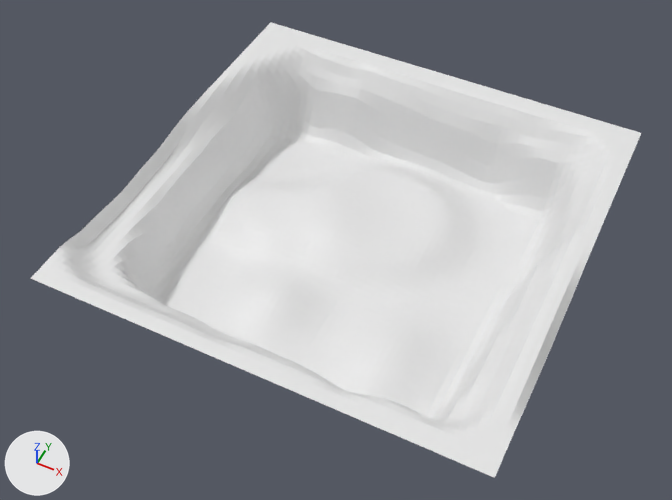
The glTF model public/outie_world.glb: old version first, new version second.
One viewpoint serves both versions: a 50 mm lens placed at (6.03, -13.16, 15.39), pointed at (-0.21, -0.66, -0.23). Every picture has the same lights, and +X, +Y and +Z are marked at lower left. Where no turn or scale is listed for an object, it has been applied to the vertices.
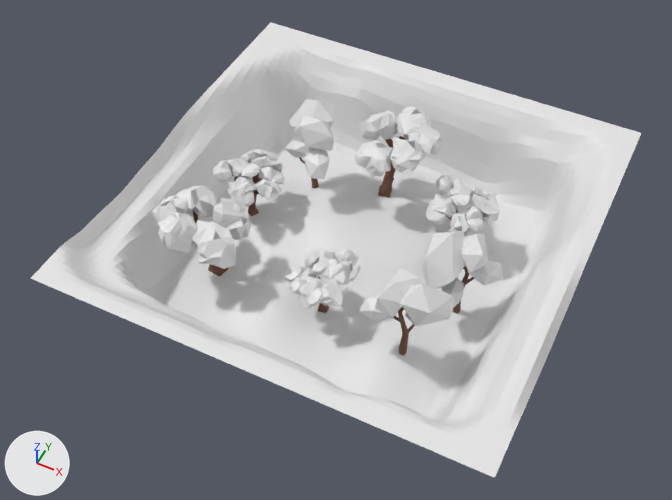
The newer file is also turned or shifted as a whole; pictures and numbers use the older file's frame.

The change, as a list of edits to the scene's bpy script:
```text
Add ob_arbre_8:
    ob_arbre_8 = bpy.data.objects.new('Arbre 8', me_tree01_1_002)  # 97 vertices, 157 faces; spans x -0.76..0.83, y -0.94..0.65, z 0.0..2.55; in mat_mat_002 (picture img_tree_texture), mat_mat20_006 (brown #795545), mat_snow_005 (white #e7e7e7)
    ob_arbre_8.location = (2.63, -0.27, -1.3)
Add ob_arbre_7:
    ob_arbre_7 = bpy.data.objects.new('Arbre 7', me_node_mesh_004)  # 482 vertices, 932 faces; spans x -0.87..0.8, y -0.89..0.8, z -1.25..0.49; in mat_snow_004 (white #e7e7e7), mat_mat20_005 (brown #795545)
    ob_arbre_7.location = (-2.73, 0.09, 0.36)
Add ob_arbre_6:
    ob_arbre_6 = bpy.data.objects.new('Arbre 6', me_node_mesh_003)  # 359 vertices, 694 faces; spans x -1.12..0.96, y -1.06..1.26, z -1.73..0.73; in mat_mat20_004 (brown #795545), mat_snow_003 (white #e7e7e7)
    ob_arbre_6.location = (0.11, 2.03, 0.88)
Add ob_arbre_5:
    ob_arbre_5 = bpy.data.objects.new('Arbre 5', me_tree01_1_001)  # 97 vertices, 157 faces; spans x -0.91..0.9, y -0.45..0.77, z 0.0..2.55; in mat_mat_001 (picture img_tree_texture), mat_mat20_003 (brown #795545), mat_snow_002 (white #e7e7e7)
    ob_arbre_5.location = (2.1, -2.16, -0.87)
Add ob_arbre_4:
    ob_arbre_4 = bpy.data.objects.new('Arbre 4', me_node_mesh_002)  # 482 vertices, 932 faces; spans x -0.85..0.8, y -0.81..0.71, z -1.25..0.49; in mat_snow_001 (white #e7e7e7), mat_mat20_002 (brown #795545)
    ob_arbre_4.location = (1.99, 1.45, 0.22)
Add ob_arbre_1:
    ob_arbre_1 = bpy.data.objects.new('Arbre 1', me_node_mesh_001)  # 482 vertices, 932 faces; spans x -0.81..0.71, y -0.8..0.84, z -1.25..0.49; in mat_snow (white #e7e7e7), mat_mat20_001 (brown #795545)
    ob_arbre_1.location = (0.01, -1.8, 0.1)
Add ob_arbre_2:
    ob_arbre_2 = bpy.data.objects.new('Arbre 2', me_node_mesh)  # 359 vertices, 694 faces; spans x -1.01..1.18, y -0.96..1.06, z -1.73..0.73; in mat_mat20 (brown #795545), mat_snow (white #e7e7e7)
    ob_arbre_2.location = (-2.95, -1.94, 0.46)
Add ob_arbre_3:
    ob_arbre_3 = bpy.data.objects.new('Arbre 3', me_tree01_1)  # 97 vertices, 157 faces; spans x -0.92..0.62, y -0.84..0.78, z 0.0..2.55; in mat_mat (picture img_tree_texture), mat_mat20 (brown #795545), mat_snow (white #e7e7e7)
    ob_arbre_3.location = (-1.78, 1.39, -0.82)
```

Pixel boxes (x1, y1, x2, y2) of what changed, in the pictures (672 x 500 px):
'Arbre 2', added: after (152, 185, 251, 277)
    faces in mat_snow (white #e7e7e7): (152, 185, 251, 269)
    faces in mat_mat20 (brown #795545): (193, 211, 229, 277)
'Arbre 6', added: after (355, 106, 443, 198)
    faces in mat_snow_003 (white #e7e7e7): (355, 106, 443, 177)
    faces in mat_mat20_004 (brown #795545): (378, 136, 407, 198)
'Arbre 8', added: after (421, 231, 503, 313)
    faces in mat_snow_005 (white #e7e7e7): (421, 231, 503, 308)
    faces in mat_mat20_006 (brown #795545): (453, 267, 475, 313)
'Arbre 5', added: after (359, 269, 454, 356)
    faces in mat_snow_002 (white #e7e7e7): (359, 269, 454, 326)
    faces in mat_mat20_003 (brown #795545): (391, 307, 415, 356)
'Arbre 1', added: after (284, 249, 361, 313)
    faces in mat_snow (white #e7e7e7): (284, 249, 361, 308)
'Arbre 7', added: after (213, 149, 284, 216)
    faces in mat_snow_004 (white #e7e7e7): (213, 149, 284, 207)
    faces in mat_mat20_005 (brown #795545): (232, 169, 261, 216)
'Arbre 4', added: after (425, 175, 500, 235)
    faces in mat_snow_001 (white #e7e7e7): (425, 175, 500, 235)
'Arbre 3', added: after (284, 99, 334, 188)
    faces in mat_snow (white #e7e7e7): (284, 99, 334, 179)
